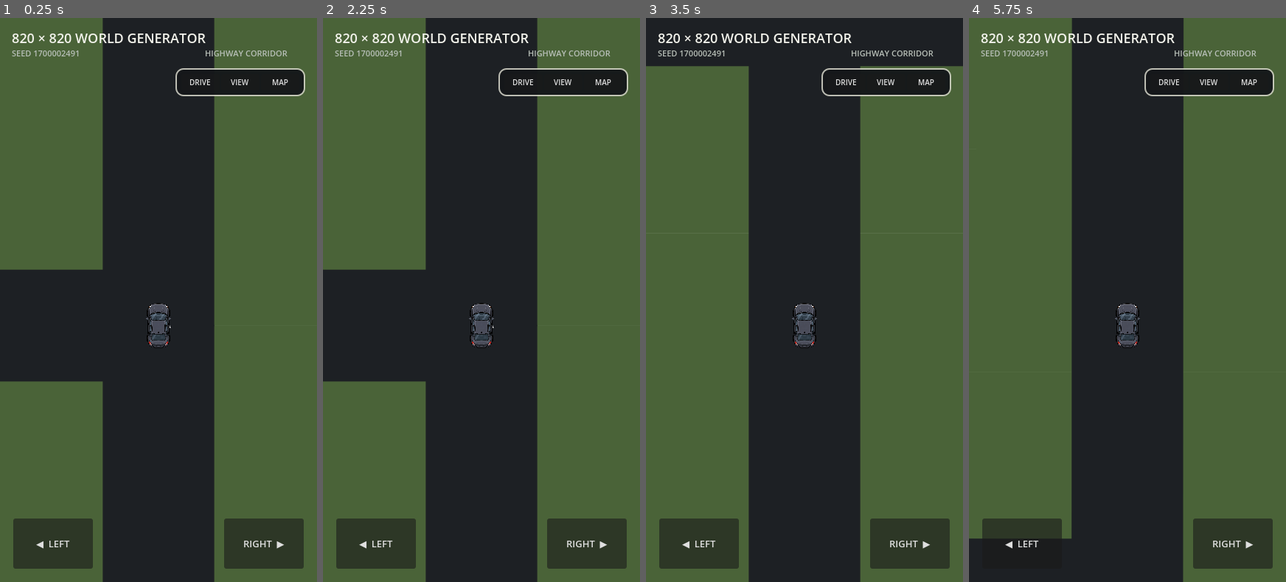
Above: before the commit, frames 1-4 (left to right).
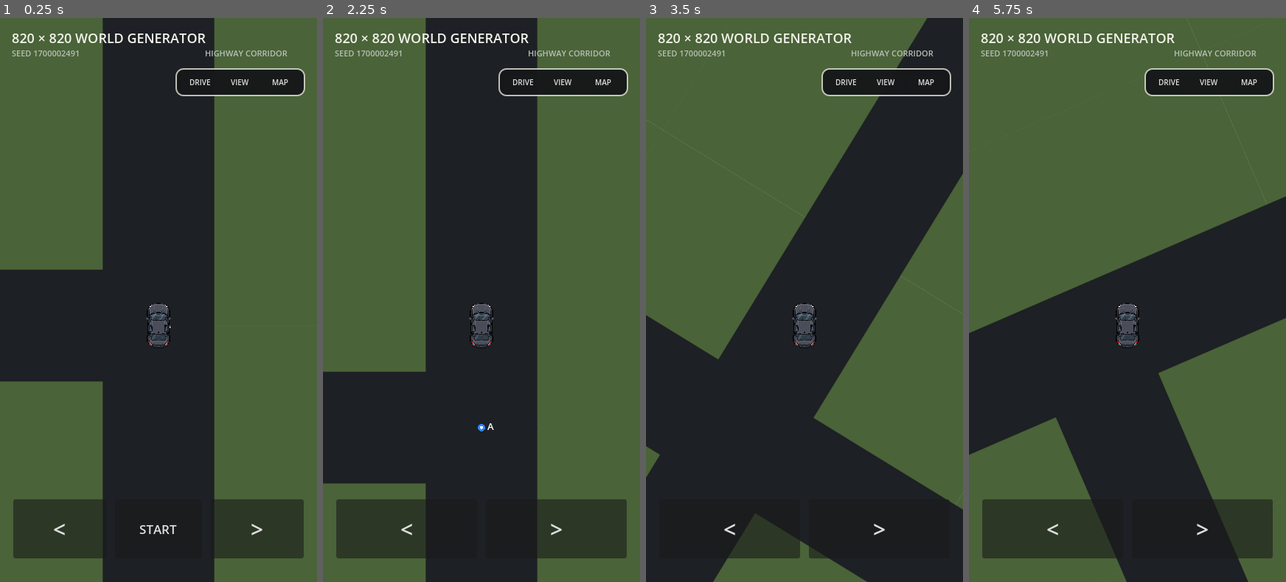
Above: after the commit, the same moments.

Repository: patrickcallahancomedy/comedian
Game: Godot game, scene res://scenes/drive/grid_world_prototype.tscn
Same seed, same stepped clock (60 frames per second), same inputs: the game is played once before the commit and once after it. This scene is started directly instead of the project's main scene.
Inputs (mouse positions are in pixels of both pictures, inside the frame that each line leads up to):
- Up to frame 1 (0.25 s): no input
- Up to frame 2 (2.25 s): click "◀ LEFT" (after the commit: "<") at 0.5 s; click "RIGHT ▶" (after the commit: ">") at 1.25 s; click (481, 531) at 2 s, where only the run after the commit has a clickable "START"
- Up to frame 3 (3.5 s): tap Enter (ui_accept) at 2.75, 3.02 s; move the mouse to (874, 271) at 2.77 s; hold Right from 2.78 s (still down); tap Space at 2.85 s; click (874, 271) at 2.92 s
- Up to frame 4 (5.75 s): release Right at 3.5 s; drag from (1064, 328) to (1111, 412) at 3.52 s; move the mouse to (1159, 175) at 4.27 s; hold Right 4.28-5 s; tap Space at 4.35 s; drag from (1111, 412) to (1032, 215) at 5.02 s

The runs differ from the first frame. In frame 1, 3.5% of the frame differs, in the area x 4-96%, y 85-98%; in frame 2, 15%; in frame 3, 47%, in the area x 0-100%, y 0-100%; in frame 4, 37%.

Commit message:
Restore original drive controls and start button

Diff:
--- a/godot/scenes/drive/grid_world_prototype.tscn
+++ b/godot/scenes/drive/grid_world_prototype.tscn
@@ -238,35 +238,40 @@
 horizontal_alignment = 1
 
 
-[node name="SteerLeftButton" type="Button" parent="."]
+[node name="TouchControls" type="HBoxContainer" parent="."]
 z_index = 10
 layout_mode = 1
-anchors_preset = 2
-anchor_top = 1.0
+anchors_preset = 12
+anchor_right = 1.0
 anchor_bottom = 1.0
 offset_left = 18.0
-offset_top = -86.0
-offset_right = 126.0
-offset_bottom = -18.0
+offset_top = -112.0
+offset_right = -18.0
+offset_bottom = -32.0
+grow_horizontal = 2
 grow_vertical = 0
-focus_mode = 0
-theme_override_font_sizes/font_size = 13
-text = "◀  LEFT"
-
-[node name="SteerRightButton" type="Button" parent="."]
-z_index = 10
-layout_mode = 1
-anchors_preset = 3
-anchor_left = 1.0
-anchor_top = 1.0
-anchor_right = 1.0
-anchor_bottom = 1.0
-offset_left = -126.0
-offset_top = -86.0
-offset_right = -18.0
-offset_bottom = -18.0
-grow_horizontal = 0
-grow_vertical = 0
-focus_mode = 0
-theme_override_font_sizes/font_size = 13
-text = "RIGHT  ▶"
+theme_override_constants/separation = 12
+
+[node name="LeftButton" type="Button" parent="TouchControls"]
+custom_minimum_size = Vector2(126, 72)
+layout_mode = 2
+size_flags_horizontal = 3
+focus_mode = 0
+theme_override_font_sizes/font_size = 30
+text = "<"
+
+[node name="ForwardButton" type="Button" parent="TouchControls"]
+custom_minimum_size = Vector2(118, 72)
+layout_mode = 2
+size_flags_horizontal = 3
+focus_mode = 0
+theme_override_font_sizes/font_size = 17
+text = "START"
+
+[node name="RightButton" type="Button" parent="TouchControls"]
+custom_minimum_size = Vector2(126, 72)
+layout_mode = 2
+size_flags_horizontal = 3
+focus_mode = 0
+theme_override_font_sizes/font_size = 30
+text = ">"
--- a/godot/scripts/drive/grid_world_debug_car.gd
+++ b/godot/scripts/drive/grid_world_debug_car.gd
@@ -28,8 +28,9 @@
 @onready var speed_button: HSlider = $"../DebugPanel/Content/DRIVE/SpeedButton"
 @onready var speed_value_label: Label = $"../DebugPanel/Content/DRIVE/SpeedValueLabel"
 @onready var status_label: Label = $"../DebugPanel/Content/DRIVE/StatusLabel"
-@onready var left_button: Button = $"../SteerLeftButton"
-@onready var right_button: Button = $"../SteerRightButton"
+@onready var left_button: Button = $"../TouchControls/LeftButton"
+@onready var forward_button: Button = $"../TouchControls/ForwardButton"
+@onready var right_button: Button = $"../TouchControls/RightButton"
 
 
 func _ready() -> void:
@@ -38,6 +39,7 @@
 	reset_button.pressed.connect(_reset)
 	speed_button.value_changed.connect(_set_speed)
 	left_button.pressed.connect(_turn_left)
+	forward_button.pressed.connect(_run)
 	right_button.pressed.connect(_turn_right)
 	_set_speed(speed_button.value)
 	map.map_generated.connect(_reset)
@@ -135,6 +137,7 @@
 
 	waiting_for_turn = false
 	running = true
+	forward_button.hide()
 	status_label.text = "DRIVING"
 	_sync_drive_camera()
 
@@ -171,7 +174,8 @@
 	else:
 		drive_forward = Vector2.UP
 
-	status_label.text = "READY - STEER LEFT / RIGHT"
+	forward_button.show()
+	status_label.text = "TAP START"
 	_sync_drive_camera()
 	queue_redraw()
 
@@ -430,6 +434,10 @@
 func _queue_turn(turn: int) -> void:
 	if finished:
 		return
+	# Match the earlier playable build: steering does nothing until START has
+	# been pressed, but remains available when the car is stopped at a turn.
+	if not running and not waiting_for_turn:
+		return
 	queued_turn = turn
 	status_label.text = "LEFT QUEUED" if turn == TURN_LEFT else "RIGHT QUEUED"
 
--- a/godot/tests/grid_world_generator_test.gd
+++ b/godot/tests/grid_world_generator_test.gd
@@ -359,9 +359,10 @@
 		car_node._reset()
 
 		_check(
-			scene.get_node_or_null("SteerLeftButton") != null
-			and scene.get_node_or_null("SteerRightButton") != null,
-			"Grid world prototype has no player steering controls"
+			scene.get_node_or_null("TouchControls/LeftButton") != null
+			and scene.get_node_or_null("TouchControls/ForwardButton") != null
+			and scene.get_node_or_null("TouchControls/RightButton") != null,
+			"Grid world prototype has no original player control bar"
 		)
 		_check(
 			car_node.current_node == map_node.generator.home_node
@@ -370,10 +371,15 @@
 			"Player car did not reset ready at home"
 		)
 
-		car_node._run()
-		_check(
-			car_node.running,
-			"RUN did not start player-controlled driving"
+		var start_button: Button = scene.get_node("TouchControls/ForwardButton")
+		_check(
+			start_button.visible,
+			"START button should be visible before driving"
+		)
+		start_button.emit_signal("pressed")
+		_check(
+			car_node.running and not start_button.visible,
+			"START button did not begin player-controlled driving"
 		)
 		car_node._turn_left()
 		_check(
@@ -381,6 +387,10 @@
 			"LEFT input was not queued for the next intersection"
 		)
 		car_node._reset()
+		_check(
+			start_button.visible and not car_node.running,
+			"RESET did not restore the START button"
+		)
 
 		# Manual highway driving must still obey the generated one-way travel
 		# direction. Put the car at the legal start and make sure the driver
